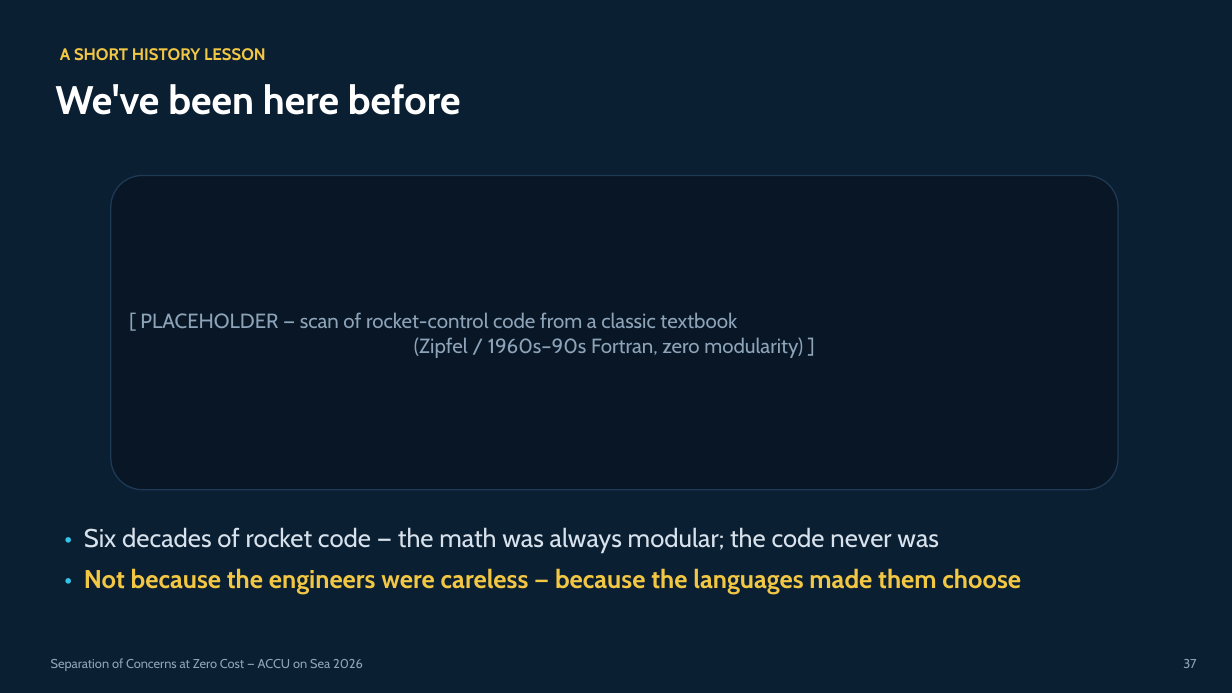
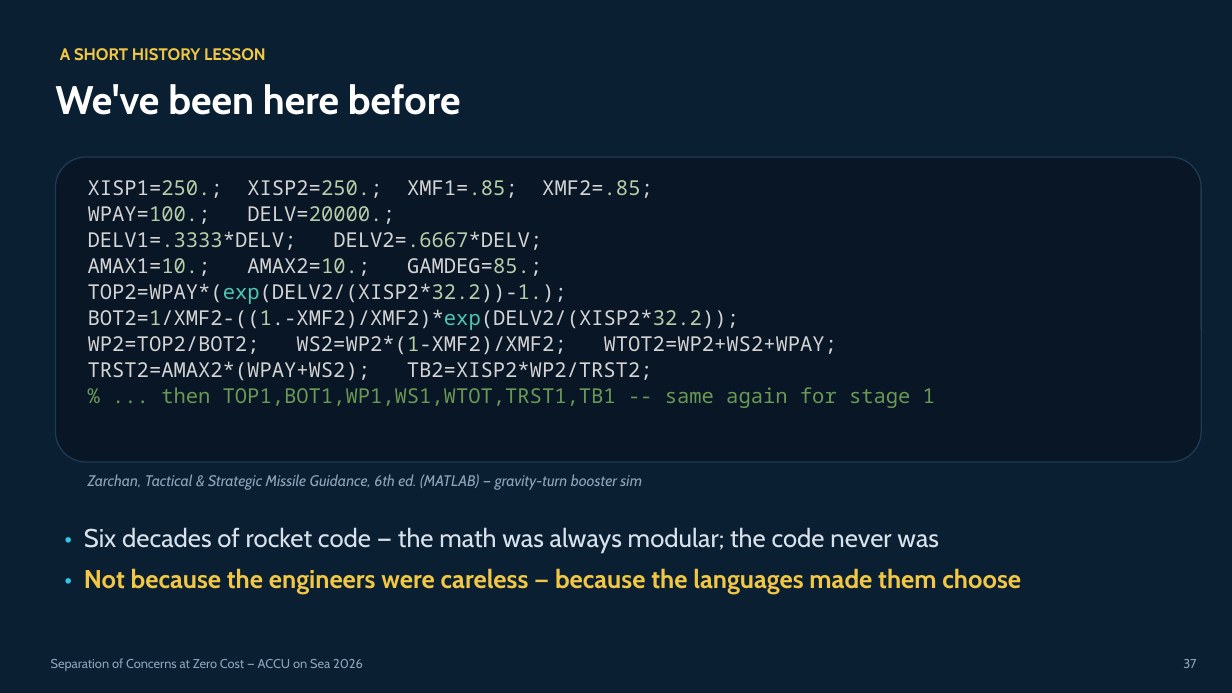
Before and after one commit to jedrzejmichalczyk/accu-on-sea-2026-modular-physics, a slide deck: slide 37 of slides/ACCU-Separation-of-Concerns-at-Zero-Cost.pptx. Drawn at 1232x693 pixels with LibreOffice and Linux fonts; fonts in the diff are those of the drawing. Boxes give left, top, right and bottom in pixels: in the first picture for what was removed or moved away, otherwise in the second. Text is boxed around its words. In the diff, an @@ line names an element or a change of style, - is before the commit and + after.

```diff
--- a/slides/ACCU-Separation-of-Concerns-at-Zero-Cost.pptx
+++ b/slides/ACCU-Separation-of-Concerns-at-Zero-Cost.pptx
@@ rounded rectangle: place and size @@
-rounded rectangle at box(111, 176, 1118, 490)
+rounded rectangle at box(55, 157, 1202, 462)
@@ text added at box(88, 180, 935, 408), 16 pt, text #D4D4D4 @@
+XISP1=250.; XISP2=250.; XMF1=.85; XMF2=.85;
+WPAY=100.; DELV=20000.;
+DELV1=.3333*DELV; DELV2=.6667*DELV;
+AMAX1=10.; AMAX2=10.; GAMDEG=85.;
+TOP2=WPAY*(exp(DELV2/(XISP2*32.2))-1.);
+BOT2=1/XMF2-((1.-XMF2)/XMF2)*exp(DELV2/(XISP2*32.2));
+WP2=TOP2/BOT2; WS2=WP2*(1-XMF2)/XMF2; WTOT2=WP2+WS2+WPAY;
+TRST2=AMAX2*(WPAY+WS2); TB2=XISP2*WP2/TRST2;
+% ... then TOP1,BOT1,WP1,WS1,WTOT,TRST1,TB1 -- same again for stage 1
@@ text in rounded rectangle at box(140, 312, 803, 358): text removed @@
-[ PLACEHOLDER — scan of rocket-control code from a classic textbook
-(Zipfel / 1960s–90s Fortran, zero modularity) ]
@@ text added at box(88, 474, 642, 490), 12 pt, text #8CA3B8, italic @@
+Zarchan, Tactical & Strategic Missile Guidance, 6th ed. (MATLAB) — gravity-turn booster sim
```
Also in this commit, not shown: 3 other slides changed, 1 slide added, 1 other file.
